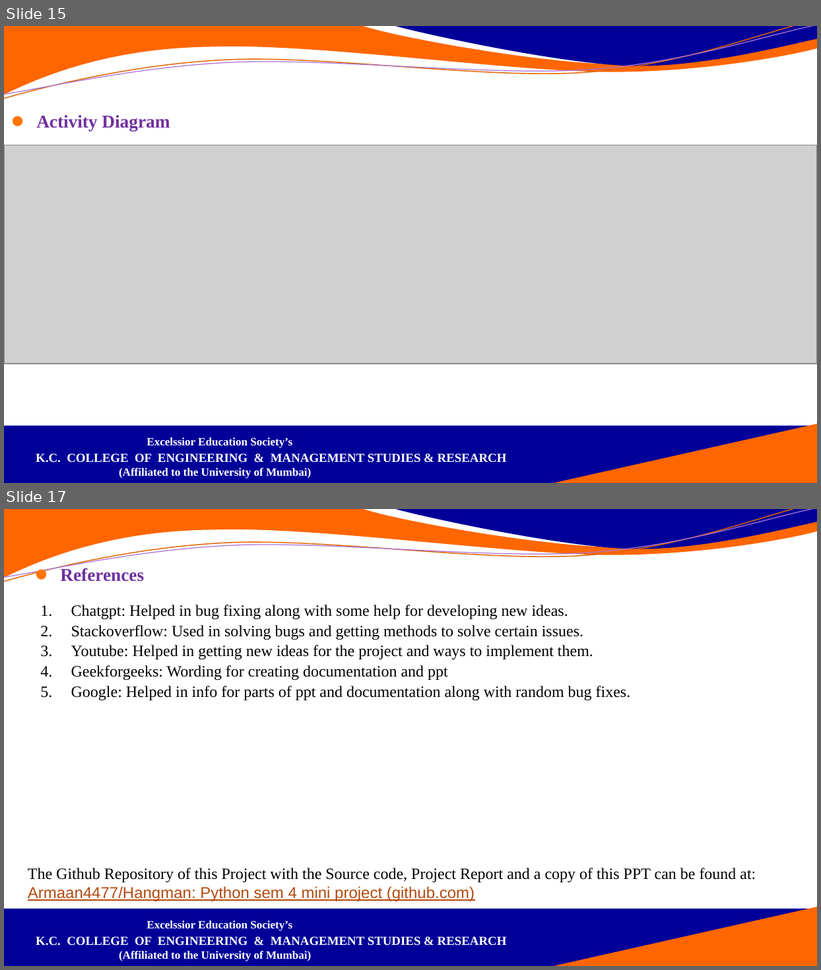
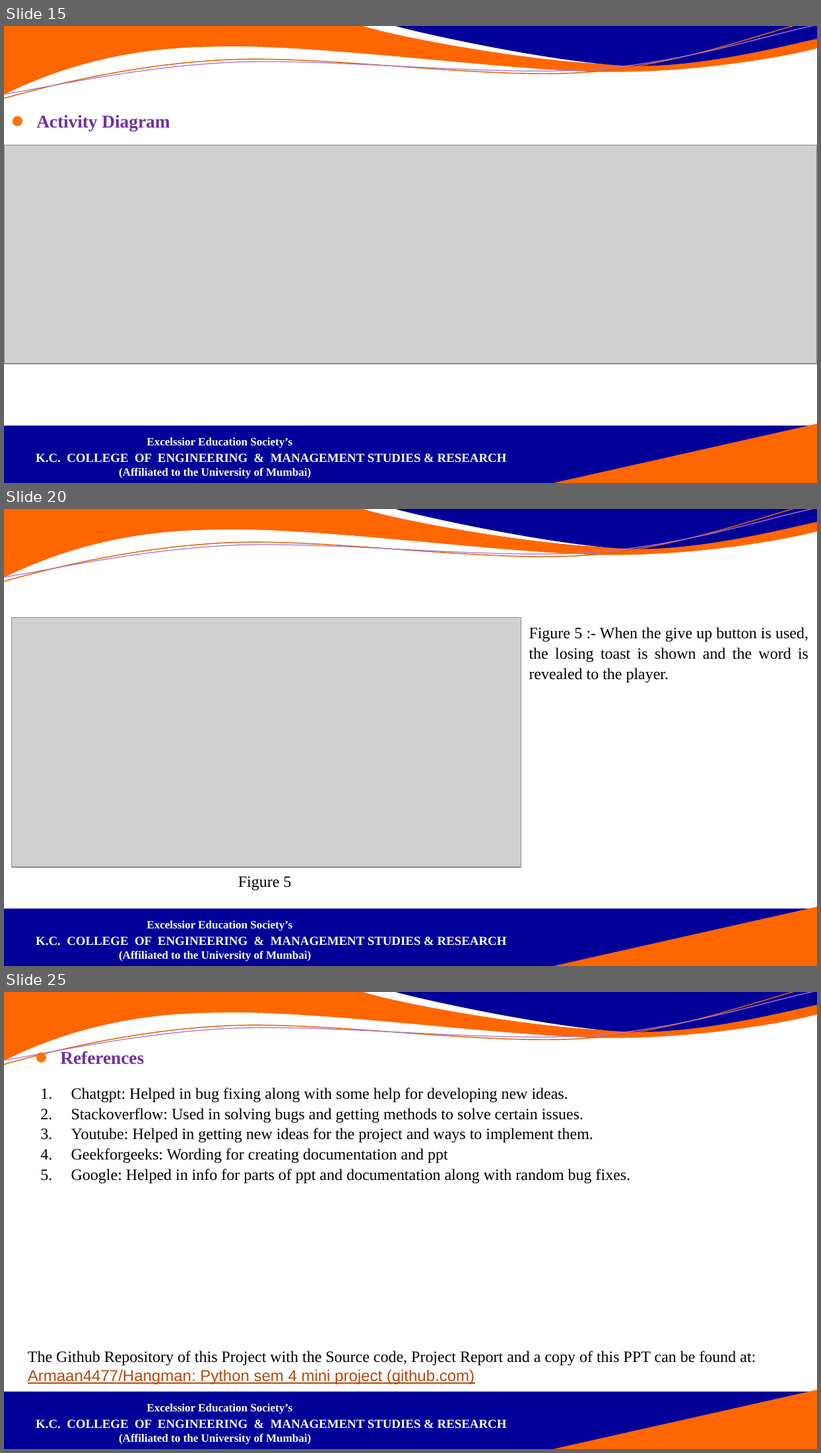
Before and after one commit to Armaan4477/Hangman, a slide deck: Documentation and ppt/PPT/Hangman_ppt.pptx. Shown one above the other, each under a label of ours: slides 15 and 17 before the commit, slides 15, 20 and 25 after it; the slides between them are not shown. The pictures are 821x970 and 821x1453 pixels, drawn with LibreOffice and Linux fonts; fonts in the diff are those of the drawing; grey boxes stand for pictures; background and template pictures are left out. Boxes give left, top, right and bottom in pixels: in the first picture for what was removed or moved away, otherwise in the second. Text is boxed around its words. In the diff, an @@ line names an element or a change of style, - is before the commit and + after.

```diff
--- a/Documentation and ppt/PPT/Hangman_ppt.pptx
+++ b/Documentation and ppt/PPT/Hangman_ppt.pptx
@@ slide 20 added at (x1=4, y1=509, x2=817, y2=966), background #FFFFFF; not listed: 6 template elements that a slide beside it also shows @@
@@ picture added at (x1=11, y1=618, x2=521, y2=867) @@
@@ text added at (x1=529, y1=627, x2=809, y2=683), 14 pt, text #000000 @@
+Figure 5 :- When the give up button is used, the losing toast is shown and the word is revealed to the player.
@@ text added at (x1=238, y1=877, x2=291, y2=890), 14 pt, text #000000 @@
+Figure 5
@@ what was slide 17 is now slide 25 @@
```
Also in this commit, not shown: 8 other slides added, 1 slide removed.
